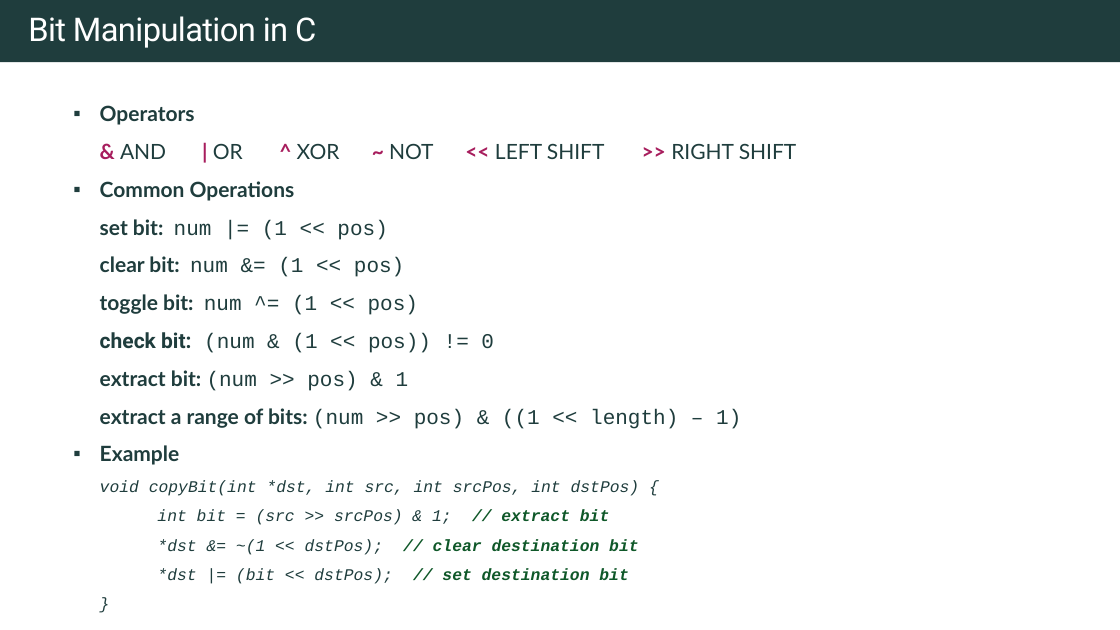
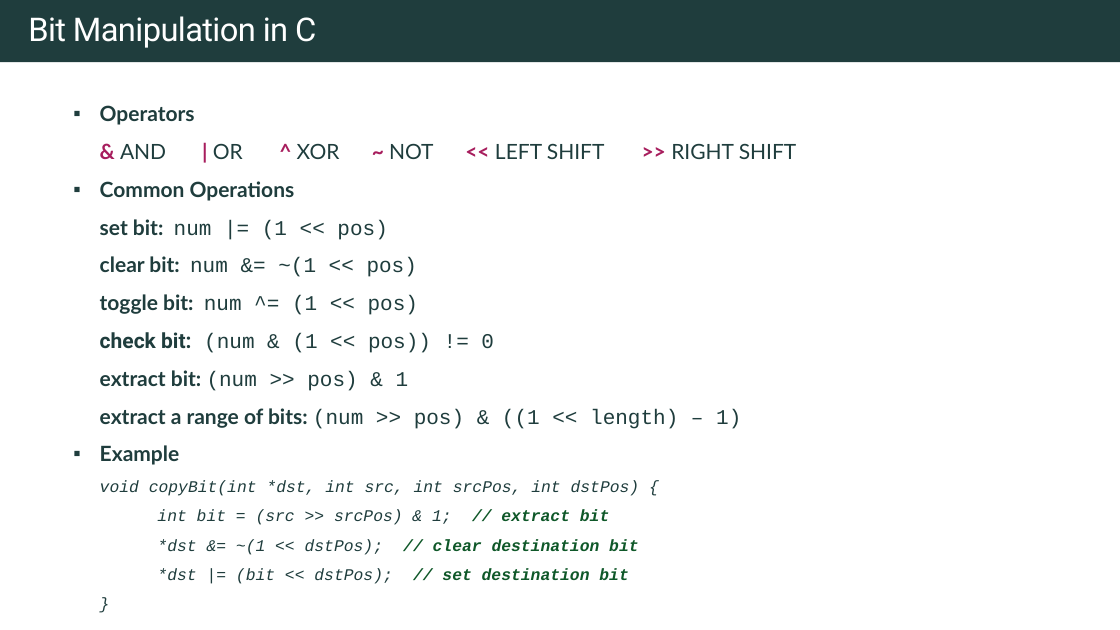
Before and after one commit to rfdavid/coding-interview-handbook-cpp, a slide deck: slide 42 of Algorithm and problem Solving Cheatsheet.pptm (slide 34 before the commit). Drawn at 1120x630 pixels with LibreOffice and Linux fonts; fonts in the diff are those of the drawing. Boxes give left, top, right and bottom in pixels: in the first picture for what was removed or moved away, otherwise in the second. Text is boxed around its words. In the diff, an @@ line names an element or a change of style, - is before the commit and + after.

```diff
--- a/Algorithm and problem Solving Cheatsheet.pptm
+++ b/Algorithm and problem Solving Cheatsheet.pptm
@@ text at (100,181,741,429): text changed @@
-▪ Common Operations
-  set bit: num |= (1 << pos)
-  clear bit: num &= (1 << pos)
-  toggle bit: num ^= (1 << pos)
-  check bit: (num & (1 << pos)) != 0
-  extract bit: (num >> pos) & 1
-  extract a range of bits: (num >> pos) & ((1 << length) – 1)
+▪ Common Operations
+  set bit: num |= (1 << pos)
+  clear bit: num &= ~(1 << pos)
+  toggle bit: num ^= (1 << pos)
+  check bit: (num & (1 << pos)) != 0
+  extract bit: (num >> pos) & 1
+  extract a range of bits: (num >> pos) & ((1 << length) – 1)
```
Also in this commit, not shown: 12 other slides changed, 8 slides added, 13 other files.
